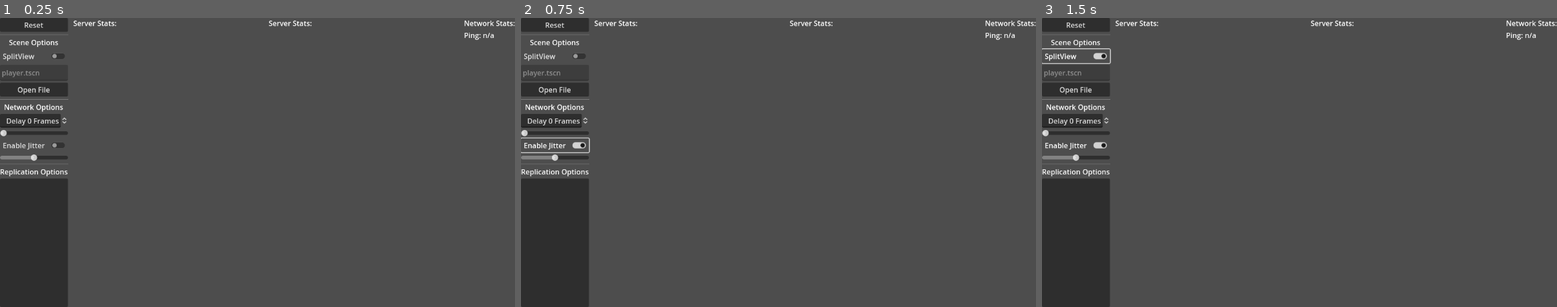
Above: before the commit, frames 1-3 (left to right).
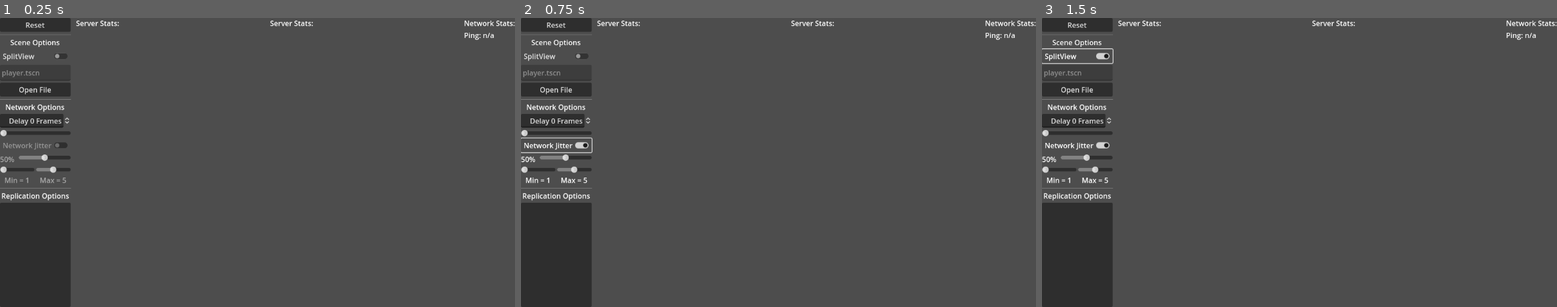
Above: after the commit, the same moments.

Repository: pennyloafers/godot-branched-multiplayer
Game: Godot game, scene res://branched_multiplayer.tscn
Two runs of this game, one before a commit and one after it. Both use one fixed random seed, a clock stepped at 60 frames per second and the inputs below.
Inputs:
- Up to frame 1 (0.25 s): no input
- Up to frame 2 (0.75 s): click "Enable Jitter" (after the commit: "Network Jitter") at 0.5 s
- Up to frame 3 (1.5 s): click "SplitView" at 1.25 s

The runs differ from the first frame. In frame 1, 2.6% of the frame differs, in the area x 0-61%, y 0-100%; in frame 2, 2.6%; in frame 3, 2.7%.

Commit message:
expand jitter control and improve ui

Diff:
--- a/branched_multiplayer.gd
+++ b/branched_multiplayer.gd
@@ -138,3 +138,10 @@
 func _on_network_options_jitter_chance(value: float) -> void:
 	server.enet.jitter_chance = value
 	client.enet.jitter_chance = value
+
+
+func _on_network_options_jitter_range( min_value: int, max_value: int) -> void:
+	server.enet.jitter_min = min_value
+	server.enet.jitter_max = max_value
+	client.enet.jitter_min = min_value
+	client.enet.jitter_max = max_value
--- a/branched_multiplayer.tscn
+++ b/branched_multiplayer.tscn
@@ -72,3 +72,4 @@
 [connection signal="frame_delay" from="TwoColumn/Options/NetworkOptions" to="." method="_on_network_options_frame_delay"]
 [connection signal="jitter_chance" from="TwoColumn/Options/NetworkOptions" to="." method="_on_network_options_jitter_chance"]
 [connection signal="jitter_enabled" from="TwoColumn/Options/NetworkOptions" to="." method="_on_network_options_jitter_enabled"]
+[connection signal="jitter_range" from="TwoColumn/Options/NetworkOptions" to="." method="_on_network_options_jitter_range"]
--- a/multiplayer/enet_multiplayer_peer_extension.gd
+++ b/multiplayer/enet_multiplayer_peer_extension.gd
@@ -9,8 +9,10 @@
 var jitter_enabled : bool = false
 var jitter : bool = false
 var jitter_chance : float = 0.5
+var jitter_min : int = 1
+var jitter_max : int = 5
 var jitter_frame : Array[PackedByteArray] = []
-var jitter_frame_count : int = 2
+var jitter_frame_count : int = 0
 
 func _init():
 	super()
@@ -51,7 +53,7 @@
 		jitter = randf() < jitter_chance
 		jitter_frame_count = 0
 		if jitter:
-			jitter_frame_count = randi_range(1,5) #TODO make this adjustable
+			jitter_frame_count = randi_range(jitter_min, jitter_max)
 
 
 func delay_put_packet():
--- a/multiplayer/network_peer.gd
+++ b/multiplayer/network_peer.gd
@@ -59,7 +59,6 @@
 			self.name = "client" + str(client_count)
 			api.connected_to_server.connect(_on_connected_to_server)
 			$Timer.timeout.connect(request_server_rtt)
-			$Timer.start()
 		_:
 			printerr(name, ": Invalid Network Type")
 			return
@@ -84,6 +83,8 @@
 	var node = Node.new()
 	node.name = "id_" + str(multiplayer.get_unique_id())
 	add_child(node)
+	$Timer.start()
+
 
 
 func _on_peer_connected(id):
--- a/player/player_synchronizer.gd
+++ b/player/player_synchronizer.gd
@@ -112,7 +112,7 @@
 		return false
 
 class RingBuffer extends Object:
-	const CAPACITY:int = 8
+	const CAPACITY:int = 5
 	const low_wm:int = 1
 	const high_wm:int = 3
 	var buf:Array[Array]
--- a/ui/network_options.gd
+++ b/ui/network_options.gd
@@ -6,14 +6,20 @@
 signal frame_delay( value : int )
 signal jitter_enabled( value : bool)
 signal jitter_chance( value : float)
+signal jitter_range( min_value:int, max_value:int )
 
 
 func _ready() -> void:
 	$DelaySpinBox.max_value = MAX_FRAME_DELAY
 	$DelaySlider.max_value = MAX_FRAME_DELAY
+	dull_text(true)
 
-
-
+func dull_text(is_dull:bool):
+	var color:Color = Color.DARK_GRAY if is_dull else Color.WHITE
+	%Percentage.modulate = color
+	%JitterMinValue.modulate = color
+	%JitterMaxValue.modulate = color
+	%JitterCheckButton.modulate = color
 
 func _on_delay_slider_value_changed(value: float) -> void:
 	$DelaySpinBox.value = value
@@ -26,7 +32,26 @@
 
 func _on_jitter_check_button_toggled(toggled_on: bool) -> void:
 	jitter_enabled.emit(toggled_on)
+	dull_text(!toggled_on)
 
 
 func _on_jitter_chance_value_changed(value: float) -> void:
 	jitter_chance.emit(value)
+	$%Percentage.text = "%2.0f%%" % [value * 100]
+
+func _on_jitter_min_value_changed(value: float) -> void:
+	var text = str(int(value))
+	$%JitterMinValue.text = "Min = " + text
+	if value > $%JitterMax.value:
+		$%JitterMax.value = value
+		$"%JitterMaxValue".text = "Max = " + text
+	jitter_range.emit( value, $%JitterMax.value )
+
+
+func _on_jitter_max_value_changed(value: float) -> void:
+	var text = str(int(value))
+	$%JitterMaxValue.text = "Max = " + text
+	if value < $%JitterMin.value:
+		$%JitterMin.value = value
+		$"%JitterMinValue".text = "Min = " + text
+	jitter_range.emit( $%JitterMin.value, value )
--- a/ui/network_options.tscn
+++ b/ui/network_options.tscn
@@ -28,18 +28,78 @@
 [node name="DelaySlider" type="HSlider" parent="."]
 layout_mode = 2
 max_value = 30.0
+rounded = true
 
 [node name="JitterCheckButton" type="CheckButton" parent="."]
+unique_name_in_owner = true
 layout_mode = 2
-text = "Enable Jitter"
+tooltip_text = "Enables a chance for network Jitter.
+Stacks multiple frames to arrive at the peer as a single frame.
+Min and max controls the random number of frames to stack per jitter."
+text = "Network Jitter"
 
-[node name="JitterChance" type="HSlider" parent="."]
+[node name="HBoxContainer4" type="HBoxContainer" parent="."]
 layout_mode = 2
+
+[node name="Percentage" type="Label" parent="HBoxContainer4"]
+unique_name_in_owner = true
+layout_mode = 2
+size_flags_horizontal = 3
+text = "50%"
+
+[node name="JitterChance" type="HSlider" parent="HBoxContainer4"]
+layout_mode = 2
+size_flags_horizontal = 3
+size_flags_stretch_ratio = 3.0
+tooltip_text = "Chance of Jitter occurance."
 max_value = 0.99
 step = 0.01
 value = 0.5
 
+[node name="HBoxContainer2" type="HBoxContainer" parent="."]
+layout_mode = 2
+
+[node name="JitterMin" type="HSlider" parent="HBoxContainer2"]
+unique_name_in_owner = true
+layout_mode = 2
+size_flags_horizontal = 3
+tooltip_text = "Min Jitter Frames"
+min_value = 1.0
+max_value = 10.0
+value = 1.0
+rounded = true
+
+[node name="JitterMax" type="HSlider" parent="HBoxContainer2"]
+unique_name_in_owner = true
+layout_mode = 2
+size_flags_horizontal = 3
+tooltip_text = "Max Jitter Frames"
+max_value = 10.0
+value = 5.0
+rounded = true
+
+[node name="HBoxContainer" type="HBoxContainer" parent="."]
+layout_mode = 2
+
+[node name="JitterMinValue" type="Label" parent="HBoxContainer"]
+unique_name_in_owner = true
+layout_mode = 2
+size_flags_horizontal = 3
+text = "Min = 1
+"
+horizontal_alignment = 1
+
+[node name="JitterMaxValue" type="Label" parent="HBoxContainer"]
+unique_name_in_owner = true
+layout_mode = 2
+size_flags_horizontal = 3
+text = "Max = 5
+"
+horizontal_alignment = 1
+
 [connection signal="value_changed" from="DelaySpinBox" to="." method="_on_delay_spin_box_value_changed"]
 [connection signal="value_changed" from="DelaySlider" to="." method="_on_delay_slider_value_changed"]
 [connection signal="toggled" from="JitterCheckButton" to="." method="_on_jitter_check_button_toggled"]
-[connection signal="value_changed" from="JitterChance" to="." method="_on_jitter_chance_value_changed"]
+[connection signal="value_changed" from="HBoxContainer4/JitterChance" to="." method="_on_jitter_chance_value_changed"]
+[connection signal="value_changed" from="HBoxContainer2/JitterMin" to="." method="_on_jitter_min_value_changed"]
+[connection signal="value_changed" from="HBoxContainer2/JitterMax" to="." method="_on_jitter_max_value_changed"]
